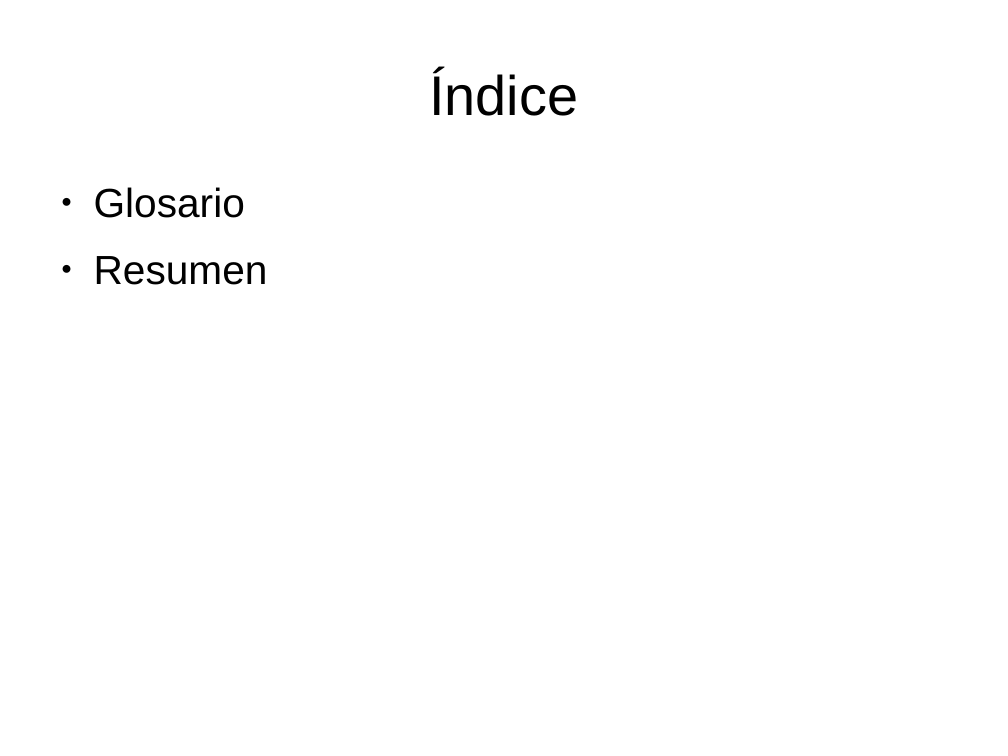
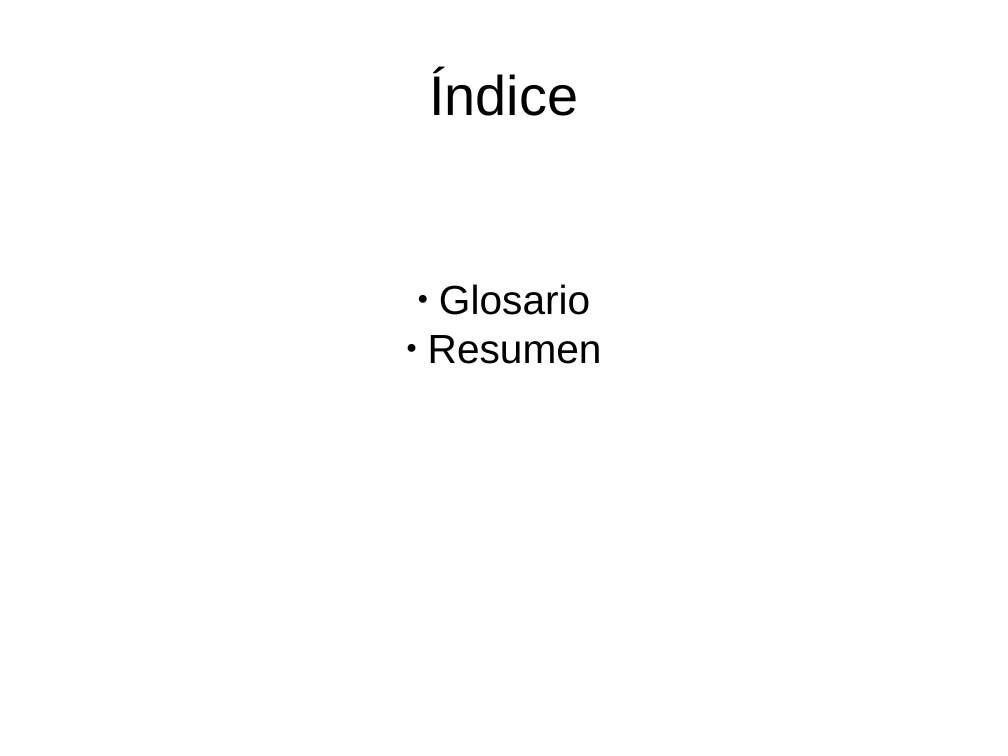
Before and after one commit to danielsalgadop/sac, a slide deck: slide 1 of docs/presentation/social_access_controller.odp. Drawn at 1008x756 pixels with LibreOffice and Linux fonts; fonts in the diff are those of the drawing. Boxes give left, top, right and bottom in pixels: in the first picture for what was removed or moved away, otherwise in the second. Text is boxed around its words. In the diff, an @@ line names an element or a change of style, - is before the commit and + after.

```diff
--- a/docs/presentation/social_access_controller.odp
+++ b/docs/presentation/social_access_controller.odp
@@ subtitle "Glosario": place and size @@
-subtitle "Glosario" at bbox=[94, 187, 268, 285]
+subtitle "Glosario" at bbox=[428, 284, 602, 364]
@@ subtitle "Glosario" at bbox=[428, 284, 602, 364]: alignment left to centre; indent changed; less space between paragraphs; vertical alignment top to middle @@
```
Also in this commit, not shown: 1 other slide changed, 11 slides added, 39 other files.
